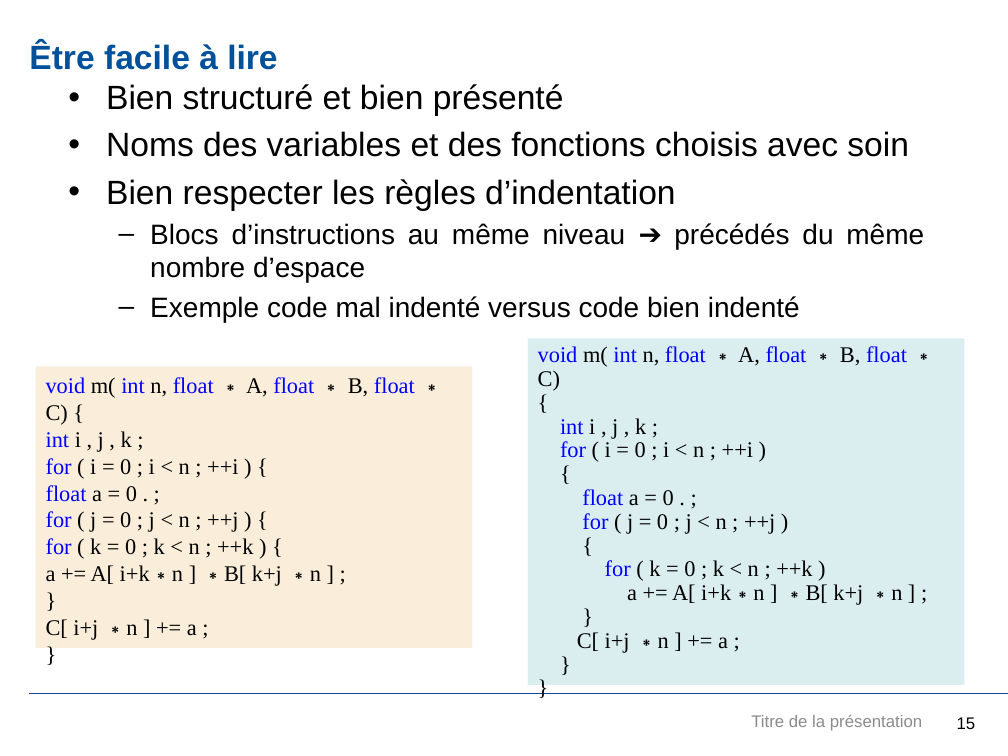
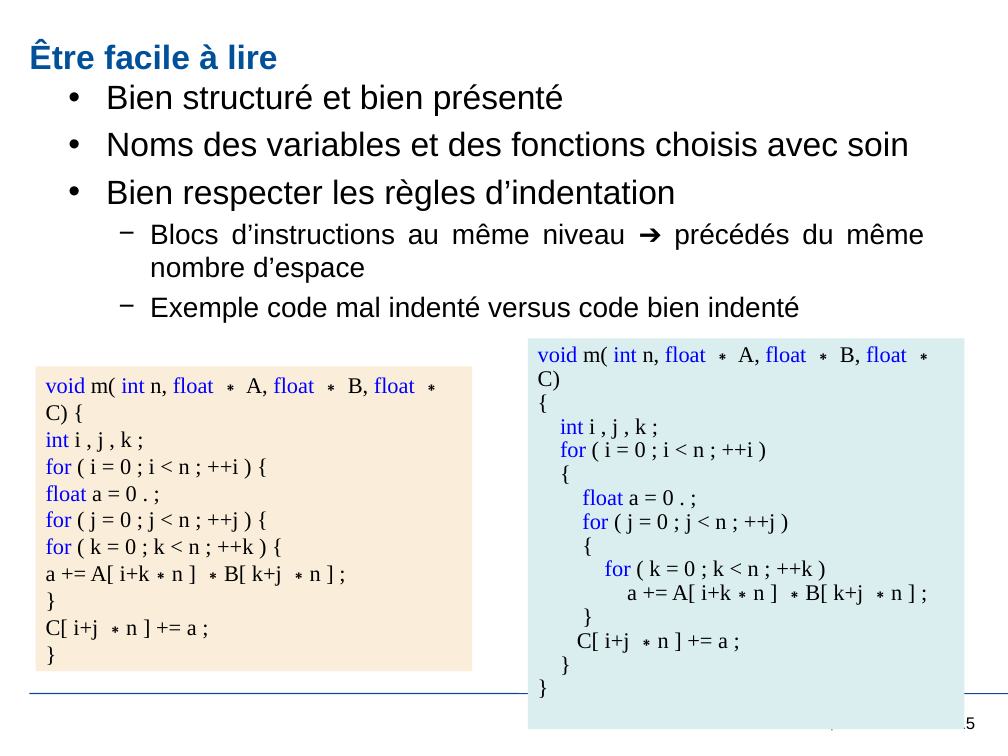
Before and after one commit to JuvignyEnsta/C-2020, a slide deck: slide 15 of Transparents/InitiationCpp.pptx. Drawn at 1008x756 pixels with LibreOffice and Linux fonts; fonts in the diff are those of the drawing; background and template pictures are left out. Boxes give left, top, right and bottom in pixels: in the first picture for what was removed or moved away, otherwise in the second. Text is boxed around its words. In the diff, an @@ line names an element or a change of style, - is before the commit and + after.

```diff
--- a/Transparents/InitiationCpp.pptx
+++ b/Transparents/InitiationCpp.pptx
@@ text "Bien structuré et bien présenté" at <box>106,84,924,322</box>: indent changed; bullet – to − @@
@@ rectangle "void m( int n, float ...": place and size @@
-rectangle "void m( int n, float ..." at <box>528,339,965,685</box>
+rectangle "void m( int n, float ..." at <box>528,339,965,730</box>
@@ rectangle "void m( int n, float ...": place and size @@
-rectangle "void m( int n, float ..." at <box>35,366,472,647</box>
+rectangle "void m( int n, float ..." at <box>35,366,472,671</box>
@@ text "Titre de la présentation" at <box>830,729,922,730</box>: text colour #8C8C8C to #8B8B8B @@
```
Also in this commit, not shown: 59 other slides changed, 37 slides added, 20 other files.
